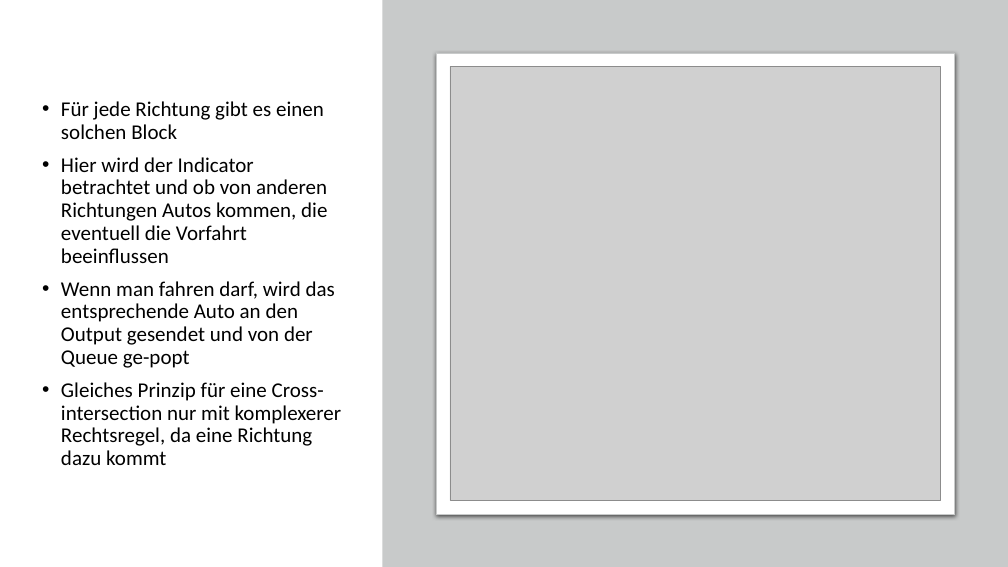
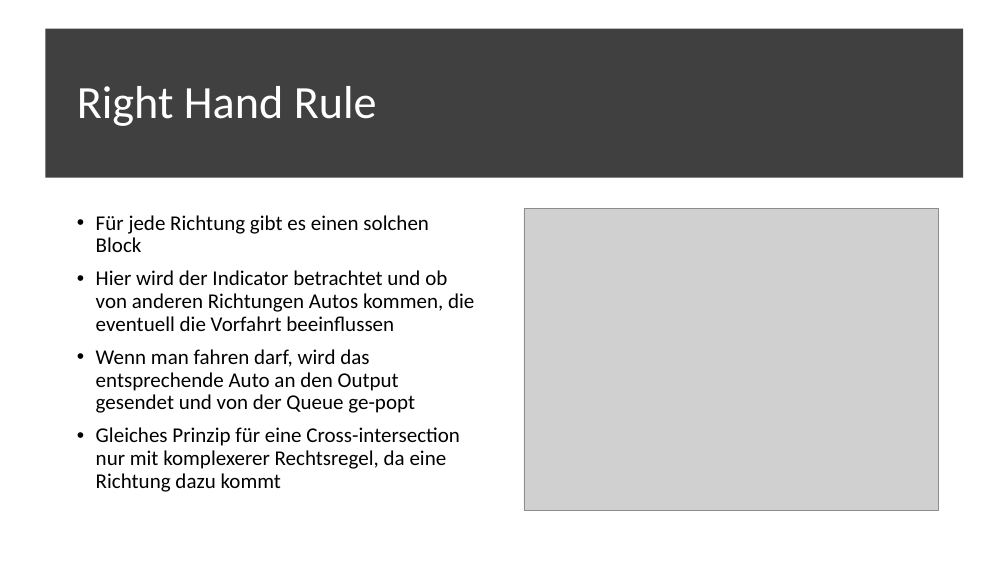
Before and after one commit to code-drey/car_simulation, a slide deck: slide 13 of Presentation/Traffic-flow-modeling-and-analysis.pptx (slide 10 before the commit). Drawn at 1008x567 pixels with LibreOffice and Linux fonts; fonts in the diff are those of the drawing; grey boxes stand for pictures. Boxes give left, top, right and bottom in pixels: in the first picture for what was removed or moved away, otherwise in the second. Text is boxed around its words. In the diff, an @@ line names an element or a change of style, - is before the commit and + after.

Commit message:
added some stuff to the presentation, need to change the pictures with new code and add anaylse

```diff
--- a/Presentation/Traffic-flow-modeling-and-analysis.pptx
+++ b/Presentation/Traffic-flow-modeling-and-analysis.pptx
@@ rectangle added at (45, 29, 963, 178), fill #404040 @@
@@ rectangle removed at (383, 0, 1008, 567) @@
@@ rounded rectangle removed at (436, 53, 954, 514) @@
@@ title added at (77, 86, 377, 126), 44 pt, text #FFFFFF @@
+Right Hand Rule
@@ text "Für jede Richtung gibt es ..." rewrapped from (61, 101, 342, 465) to (96, 215, 474, 492) @@
@@ picture: place and size @@
-picture at (450, 67, 941, 501)
+picture at (524, 208, 939, 510)
```
Also in this commit, not shown: 1 other slide changed, 3 slides added, 2 other files.
